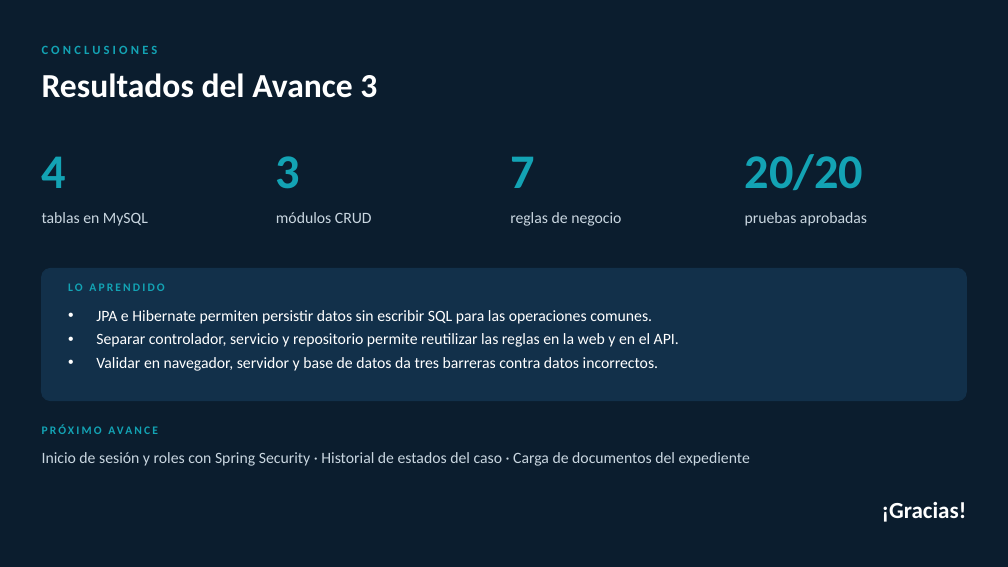
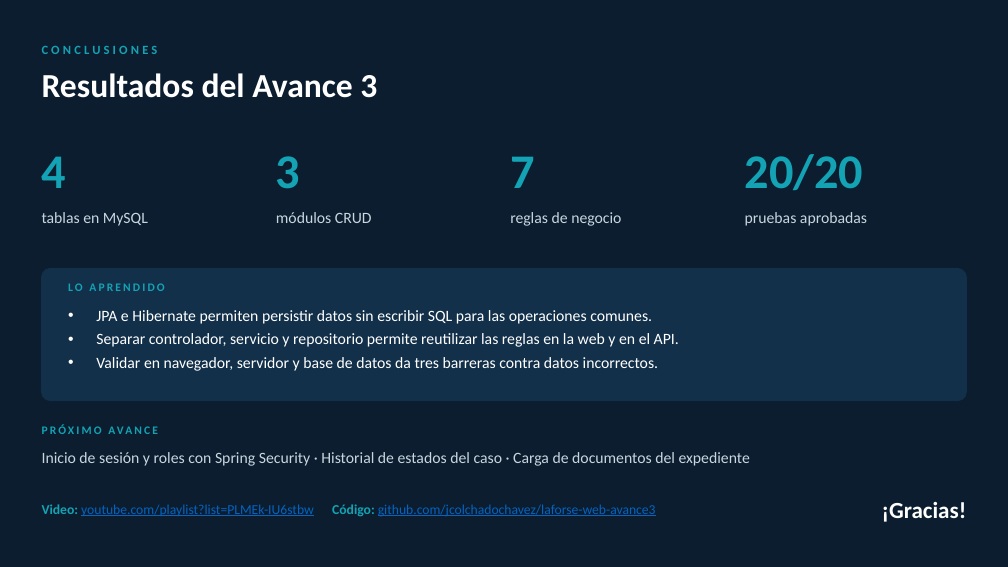
Before and after one commit to jcolchadochavez/laforse-web-avance3, a slide deck: slide 9 of docs/entregables/Avance03_Exposicion_LAFORSE.pptx. Drawn at 1008x567 pixels with LibreOffice and Linux fonts; fonts in the diff are those of the drawing. Boxes give left, top, right and bottom in pixels: in the first picture for what was removed or moved away, otherwise in the second. Text is boxed around its words. In the diff, an @@ line names an element or a change of style, - is before the commit and + after.

Commit message:
Agrega enlace al video de la exposicion; informe solo en PDF y sin guion

```diff
--- a/docs/entregables/Avance03_Exposicion_LAFORSE.pptx
+++ b/docs/entregables/Avance03_Exposicion_LAFORSE.pptx
@@ text added at bbox=[42, 504, 656, 517], 13 pt, text #0563C1, underline @@
+Video: youtube.com/playlist?list=PLMEk-IU6stbw Código: github.com/jcolchadochavez/laforse-web-avance3
```
Also in this commit, not shown: 4 other files.
